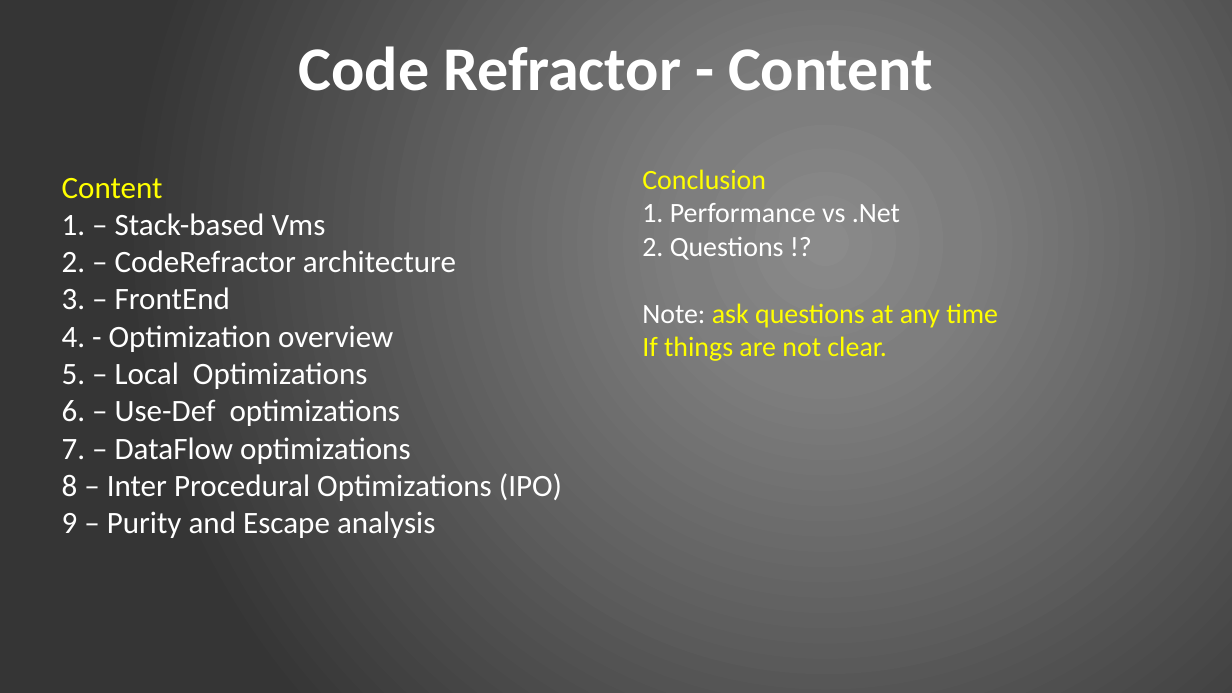
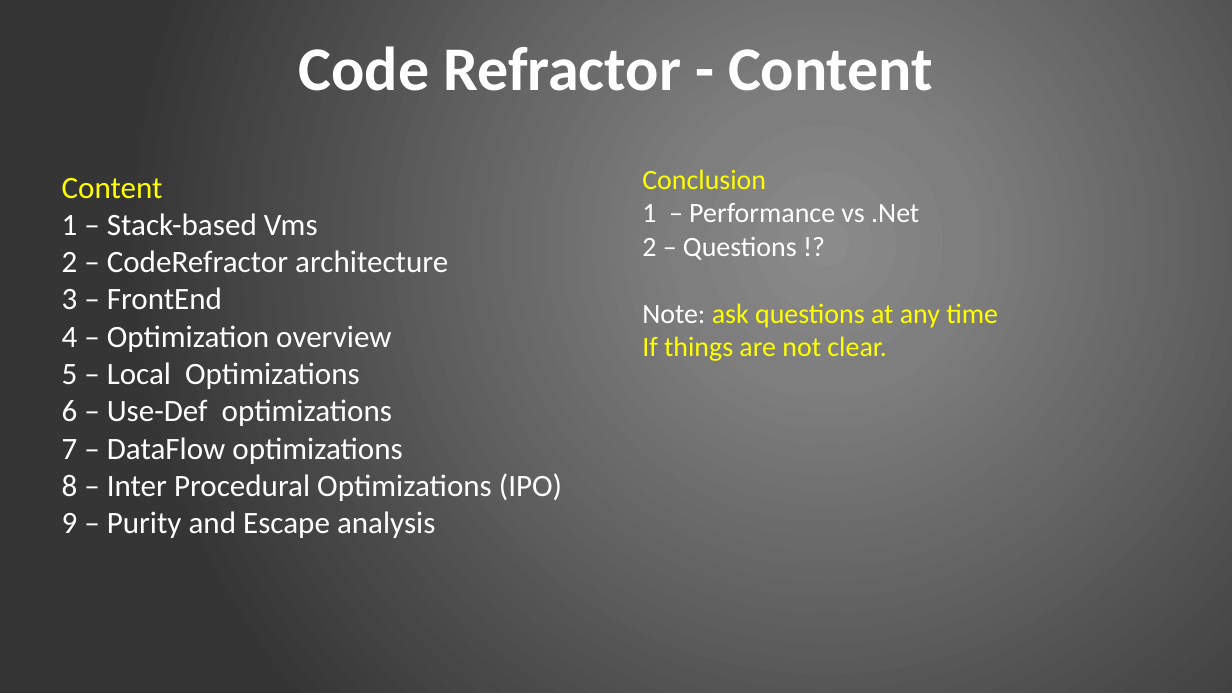
Before and after one commit to ciplogic/CodeRefractor, a slide deck: slide 2 of Documentation/Slides_final.pptx. Drawn at 1232x693 pixels with LibreOffice and Linux fonts; fonts in the diff are those of the drawing. Boxes give left, top, right and bottom in pixels: in the first picture for what was removed or moved away, otherwise in the second. Text is boxed around its words. In the diff, an @@ line names an element or a change of style, - is before the commit and + after.

```diff
--- a/Documentation/Slides_final.pptx
+++ b/Documentation/Slides_final.pptx
@@ text at (642,203,919,260): text changed @@
-1. Performance vs .Net
-2. Questions !?
+1 – Performance vs .Net
+2 – Questions !?
@@ text at (62,213,448,464): text changed @@
-1. – Stack-based Vms
-2. – CodeRefractor architecture
-3. – FrontEnd
-4. - Optimization overview
-5. – Local Optimizations
-6. – Use-Def optimizations
-7. – DataFlow optimizations
+1 – Stack-based Vms
+2 – CodeRefractor architecture
+3 – FrontEnd
+4 – Optimization overview
+5 – Local Optimizations
+6 – Use-Def optimizations
+7 – DataFlow optimizations
```
Also in this commit, not shown: 1 other slide changed, 7 other files.
